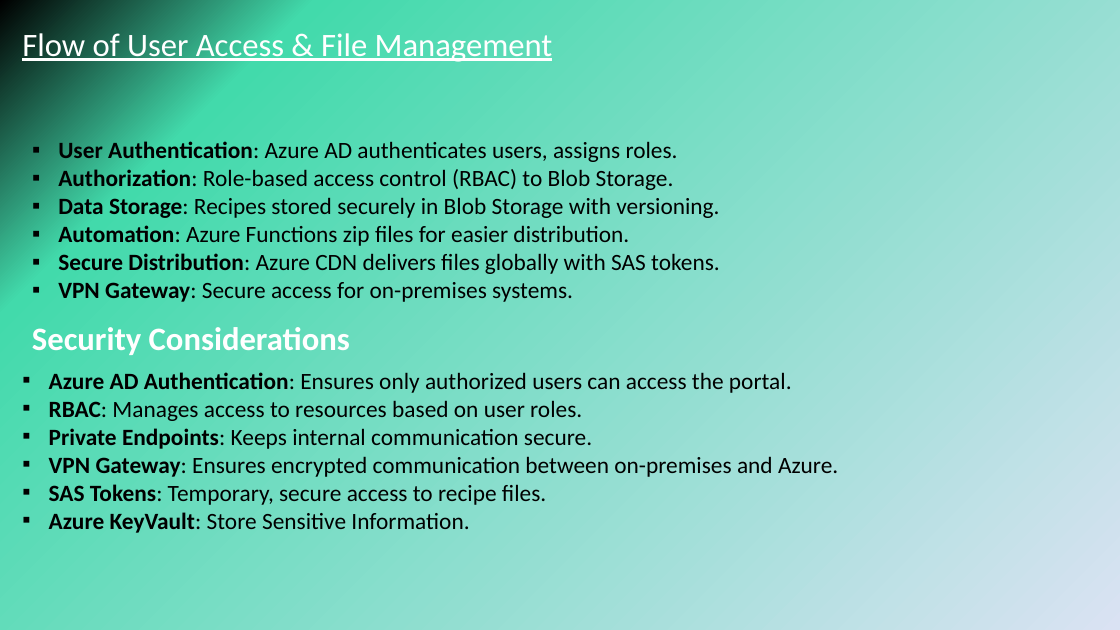
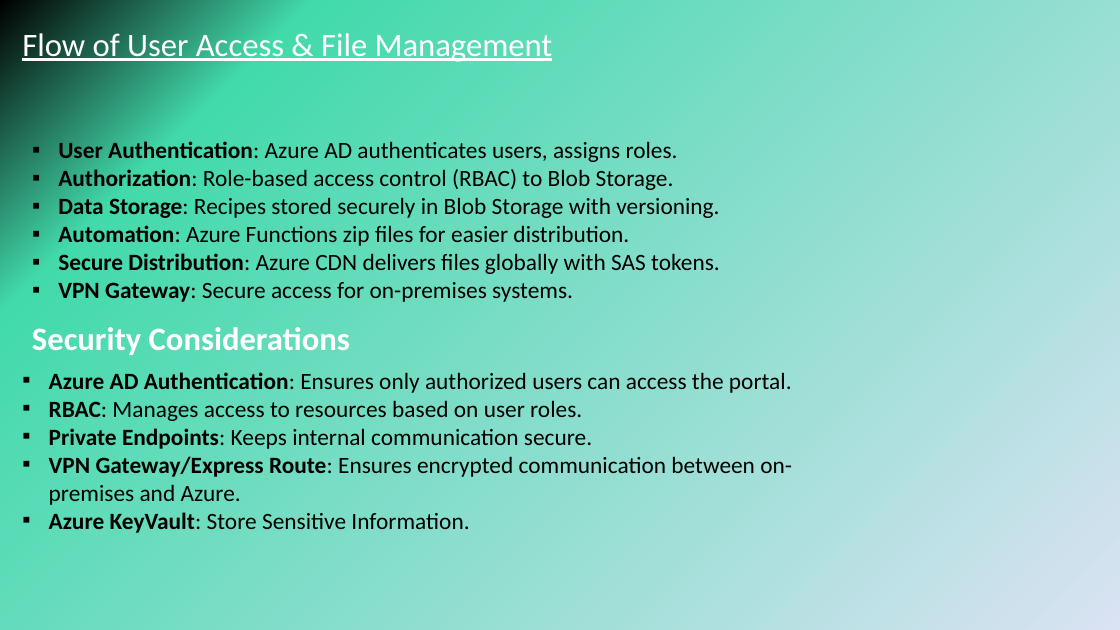
Before and after one commit to Sarathgopal/Circu-Li-ion, a slide deck: slide 6 of Circu Li Ion.pptx. Drawn at 1120x630 pixels with LibreOffice and Linux fonts; fonts in the diff are those of the drawing. Boxes give left, top, right and bottom in pixels: in the first picture for what was removed or moved away, otherwise in the second. Text is boxed around its words. In the diff, an @@ line names an element or a change of style, - is before the commit and + after.

```diff
--- a/Circu Li Ion.pptx
+++ b/Circu Li Ion.pptx
@@ text at bbox=[49, 456, 792, 505]: text changed @@
-▪ VPN Gateway: Ensures encrypted communication between on-premises and Azure.
-▪ SAS Tokens: Temporary, secure access to recipe files.
+▪ VPN Gateway/Express Route: Ensures encrypted communication between on-premises and Azure.
```
Also in this commit, not shown: 2 other slides changed.
